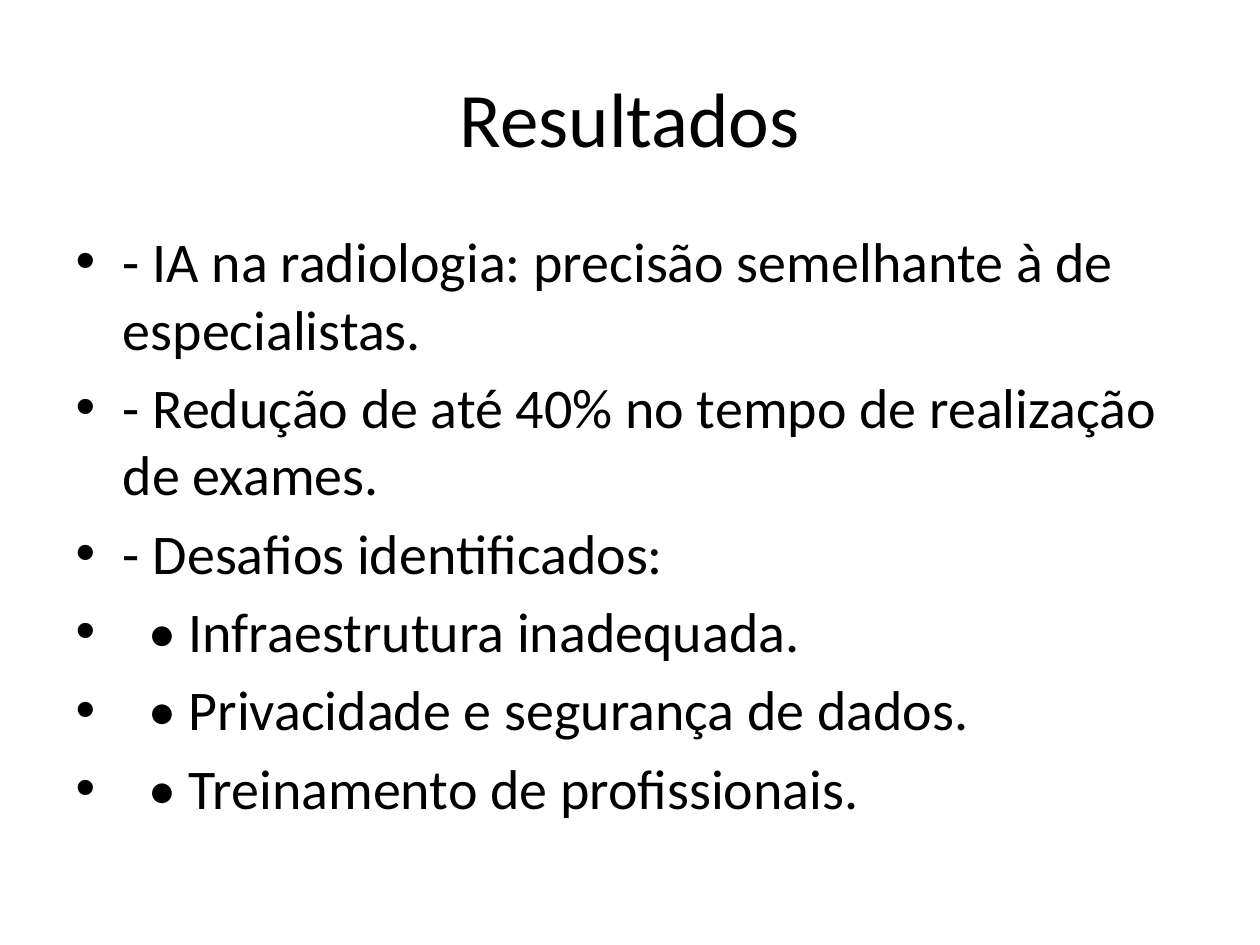
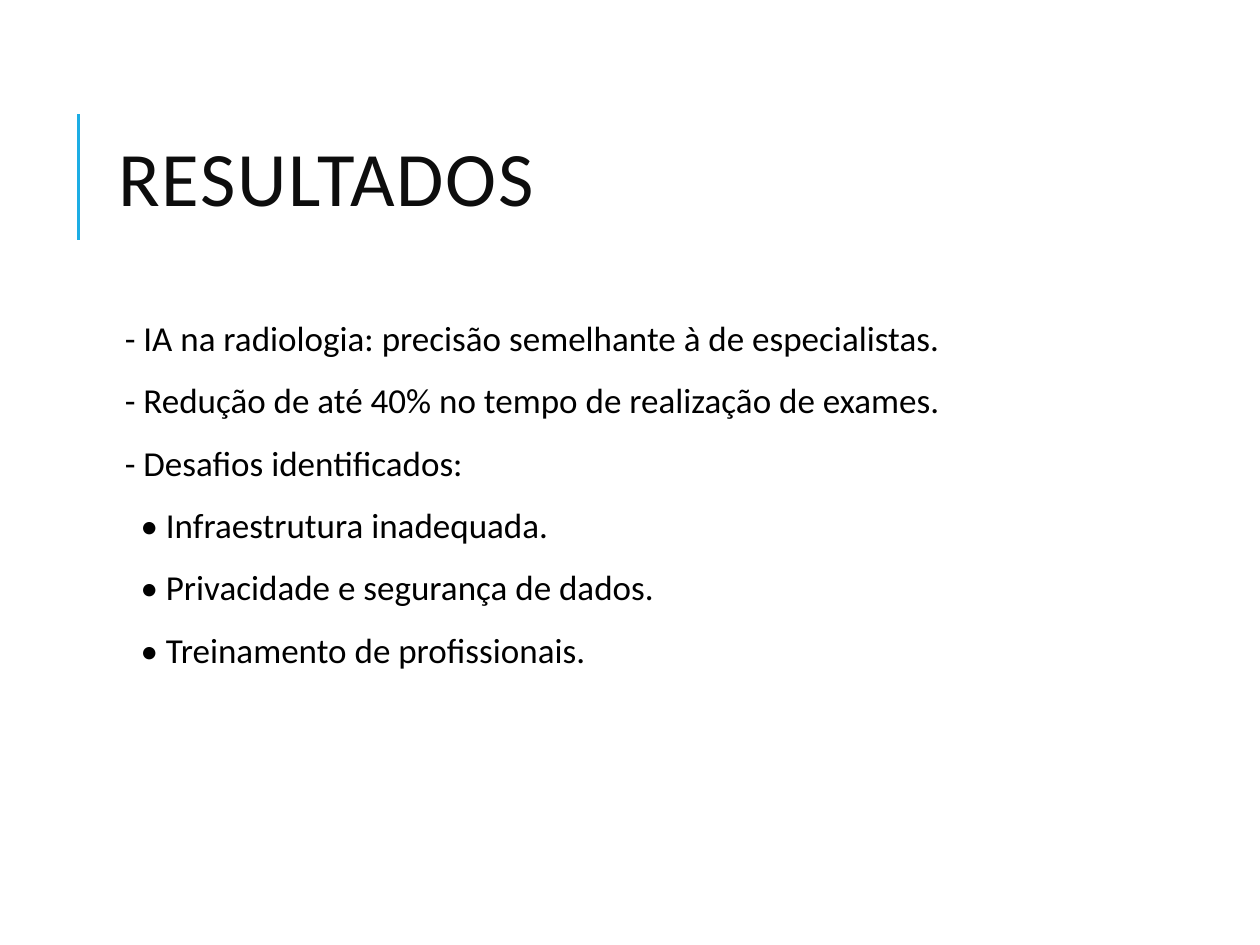
Before and after one commit to RACIMON/tcc, a slide deck: slide 5 of Inteligencia_Artificial_Diagnostico_Medico.pptx. Drawn at 1260x945 pixels with LibreOffice and Linux fonts; fonts in the diff are those of the drawing. Boxes give left, top, right and bottom in pixels: in the first picture for what was removed or moved away, otherwise in the second. Text is boxed around its words. In the diff, an @@ line names an element or a change of style, - is before the commit and + after.

```diff
--- a/Inteligencia_Artificial_Diagnostico_Medico.pptx
+++ b/Inteligencia_Artificial_Diagnostico_Medico.pptx
@@ line added from (78, 239) to (78, 113), #1CADE4 1.5 pt @@
@@ title at (118, 156, 533, 207): text changed; text colour #000000 to #0D0D0D @@
-Resultados
+RESULTADOS
@@ text "- IA na radiologia: precisão ...": place and size @@
-text "- IA na radiologia: precisão ..." at (123, 243, 1156, 818)
+text "- IA na radiologia: precisão ..." at (143, 326, 939, 669)
@@ text "- IA na radiologia: precisão ..." at (143, 326, 939, 669): size 32 to 20 pt; bullet • to  ; line spacing 1 to 0.9; more space between paragraphs @@
```
Also in this commit, not shown: 6 other slides changed, 1 slide added.
